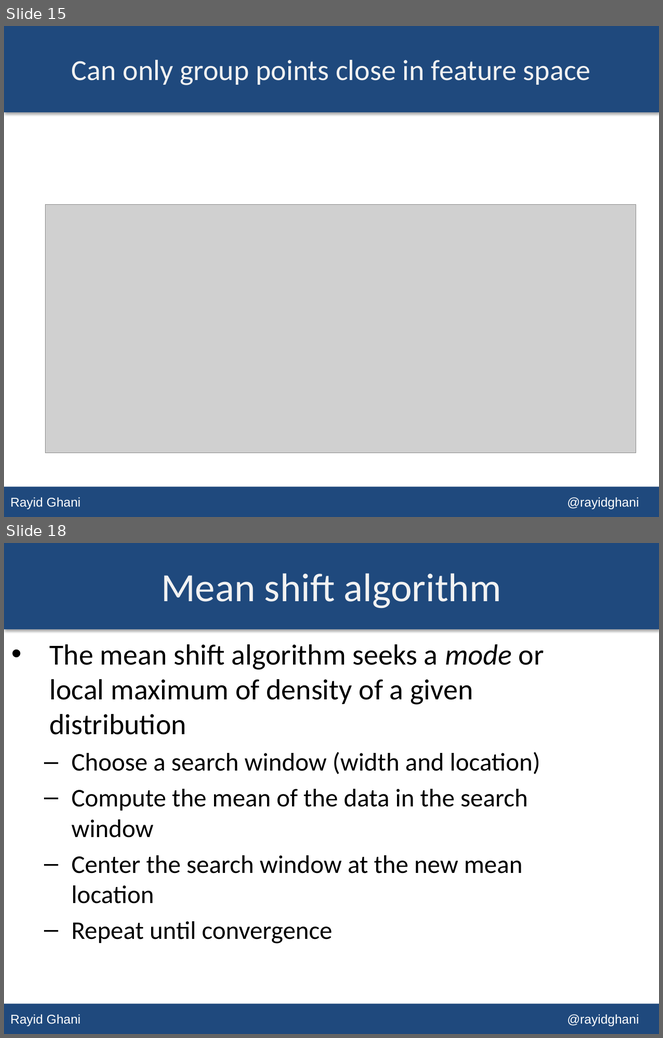
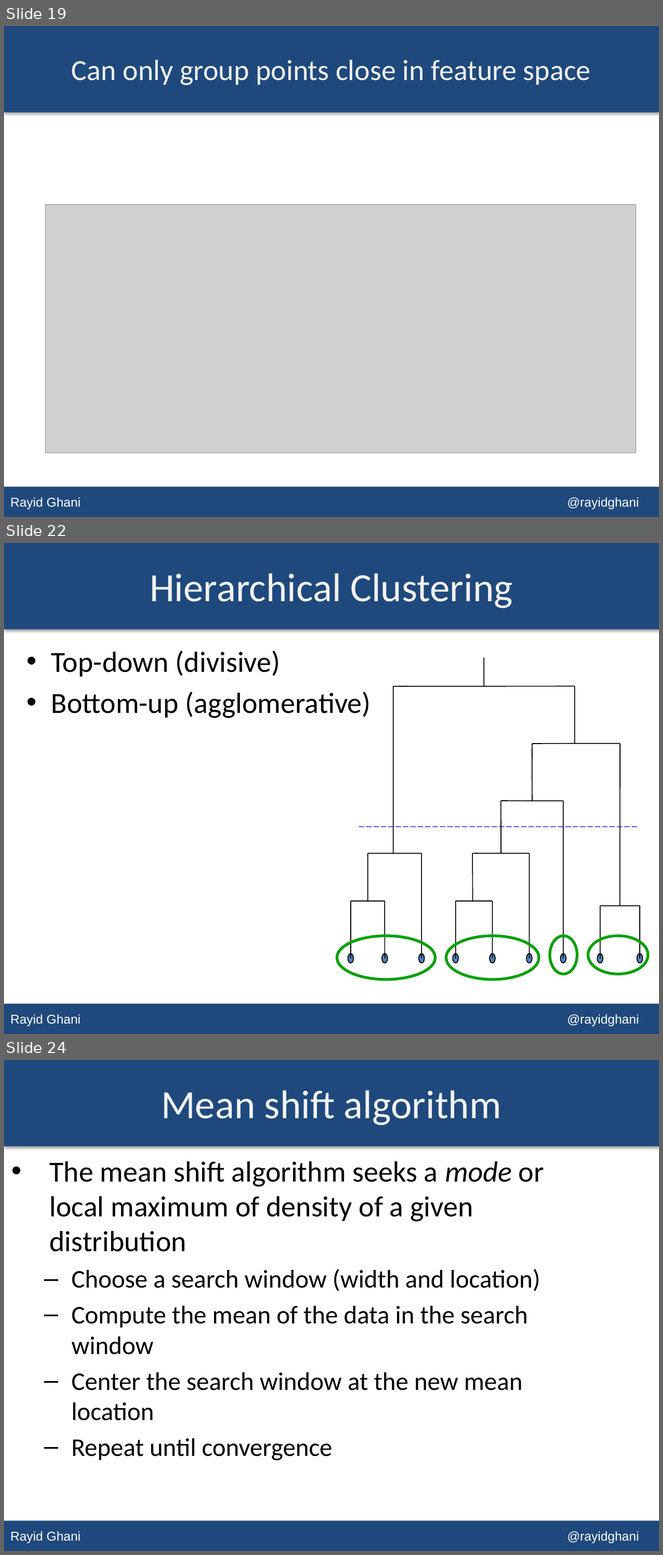
Before and after one commit to dssg/MLforPublicPolicy, a slide deck: Lectures/Lecture 09 - Unsupervised Learning.pptx. Shown one above the other, each under a label of ours: slides 15 and 18 before the commit, slides 19, 22 and 24 after it; the slides between them are not shown. The pictures are 663x1038 and 663x1555 pixels, drawn with LibreOffice and Linux fonts; fonts in the diff are those of the drawing; grey boxes stand for pictures. Boxes give left, top, right and bottom in pixels: in the first picture for what was removed or moved away, otherwise in the second. Text is boxed around its words. In the diff, an @@ line names an element or a change of style, - is before the commit and + after.

```diff
--- a/Lectures/Lecture 09 - Unsupervised Learning.pptx
+++ b/Lectures/Lecture 09 - Unsupervised Learning.pptx
@@ slide 22 added at <box>4,543,659,1034</box>, background #FFFFFF; not listed: 2 template elements that a slide beside it also shows @@
@@ title added at <box>150,573,513,609</box>, 44 pt, text #F2F2F2 @@
+Hierarchical Clustering
@@ text added at <box>51,651,371,718</box>, 32 pt, text #000000 @@
+• Top-down (divisive)
+• Bottom-up (agglomerative)
@@ line added from (359, 827) to (637, 827), #0000FF 0.75 pt dashed @@
@@ group added at <box>348,657,643,964</box>: 30 lines, 9 ellipses @@
@@ ellipse added at <box>337,936,435,980</box>, outline #00A000 3 pt @@
@@ ellipse added at <box>446,936,539,980</box>, outline #00A000 3 pt @@
@@ ellipse added at <box>550,936,577,974</box>, outline #00A000 3 pt @@
@@ ellipse added at <box>588,936,649,974</box>, outline #00A000 3 pt @@
@@ what was slide 15 is now slide 19 @@
@@ what was slide 18 is now slide 24 @@
```
Also in this commit, not shown: 7 slides changed, 7 other slides added, 2 slides removed.
